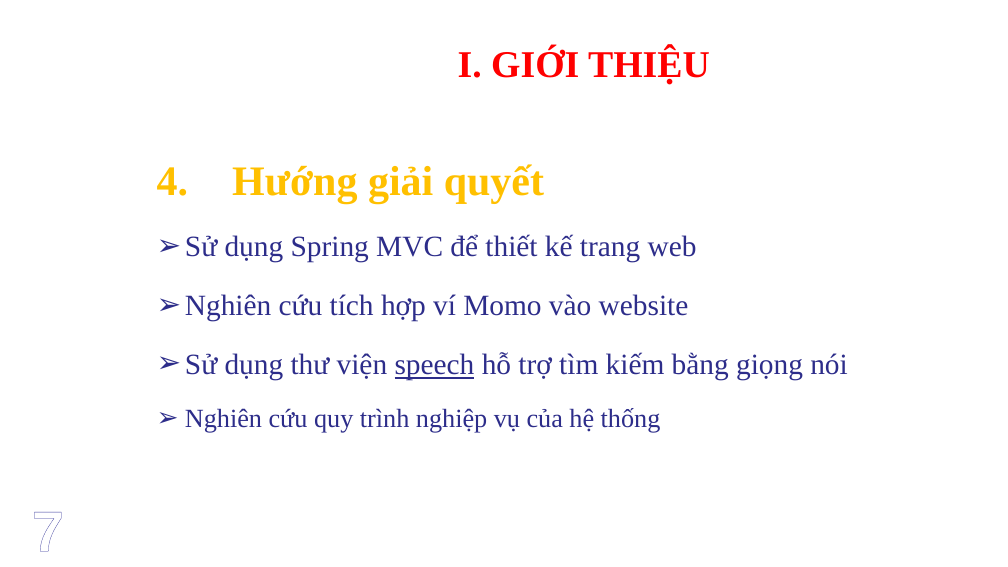
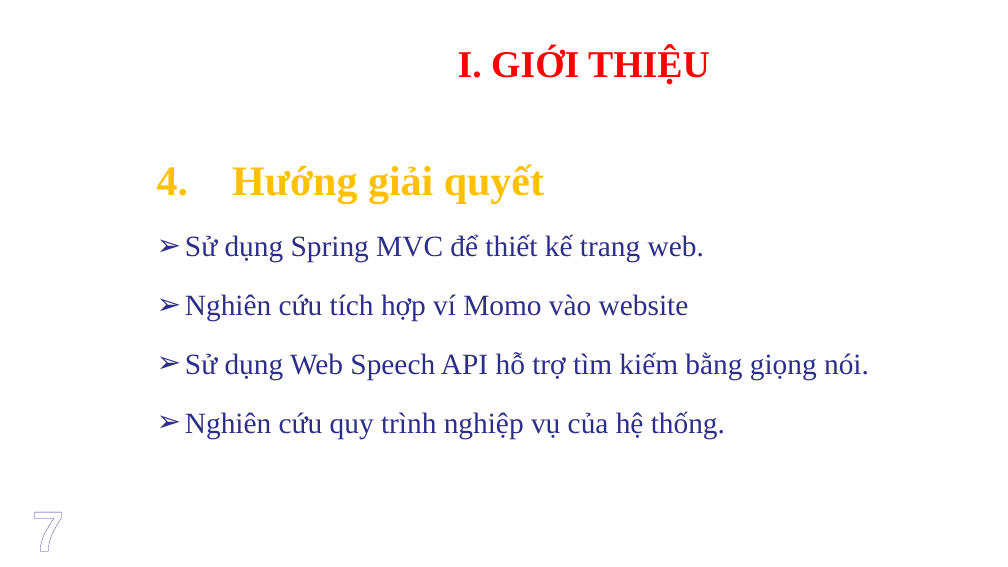
Before and after one commit to cuongtq185/LuanVanTotNghiep, a slide deck: slide 8 of Trần Quốc Cường - slide báo cáo luận văn.pptx. Drawn at 1008x567 pixels with LibreOffice and Linux fonts; fonts in the diff are those of the drawing; background and template pictures are left out. Boxes give left, top, right and bottom in pixels: in the first picture for what was removed or moved away, otherwise in the second. Text is boxed around its words. In the diff, an @@ line names an element or a change of style, - is before the commit and + after.

```diff
--- a/Trần Quốc Cường - slide báo cáo luận văn.pptx
+++ b/Trần Quốc Cường - slide báo cáo luận văn.pptx
@@ text at bbox=[185, 234, 704, 263]: text changed @@
-➢ Sử dụng Spring MVC để thiết kế trang web
+➢ Sử dụng Spring MVC để thiết kế trang web.
@@ text at bbox=[185, 352, 869, 439]: text changed @@
-➢ Sử dụng thư viện speech hỗ trợ tìm kiếm bằng giọng nói
-➢ Nghiên cứu quy trình nghiệp vụ của hệ thống
+➢ Sử dụng Web Speech API hỗ trợ tìm kiếm bằng giọng nói.
+➢ Nghiên cứu quy trình nghiệp vụ của hệ thống.
```
Also in this commit, not shown: 26 other slides changed, 6 slides added, 2 slides removed, 3 other files.
